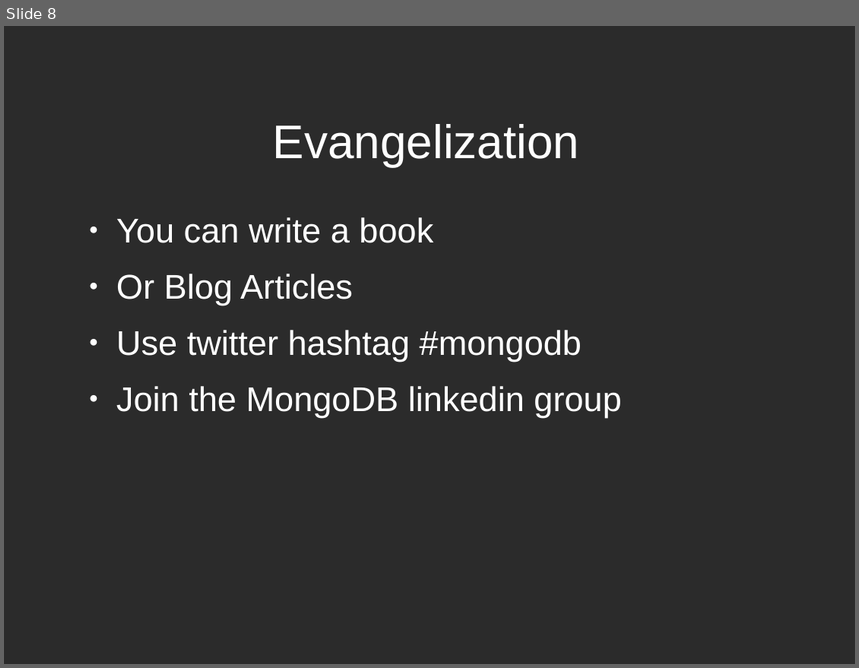
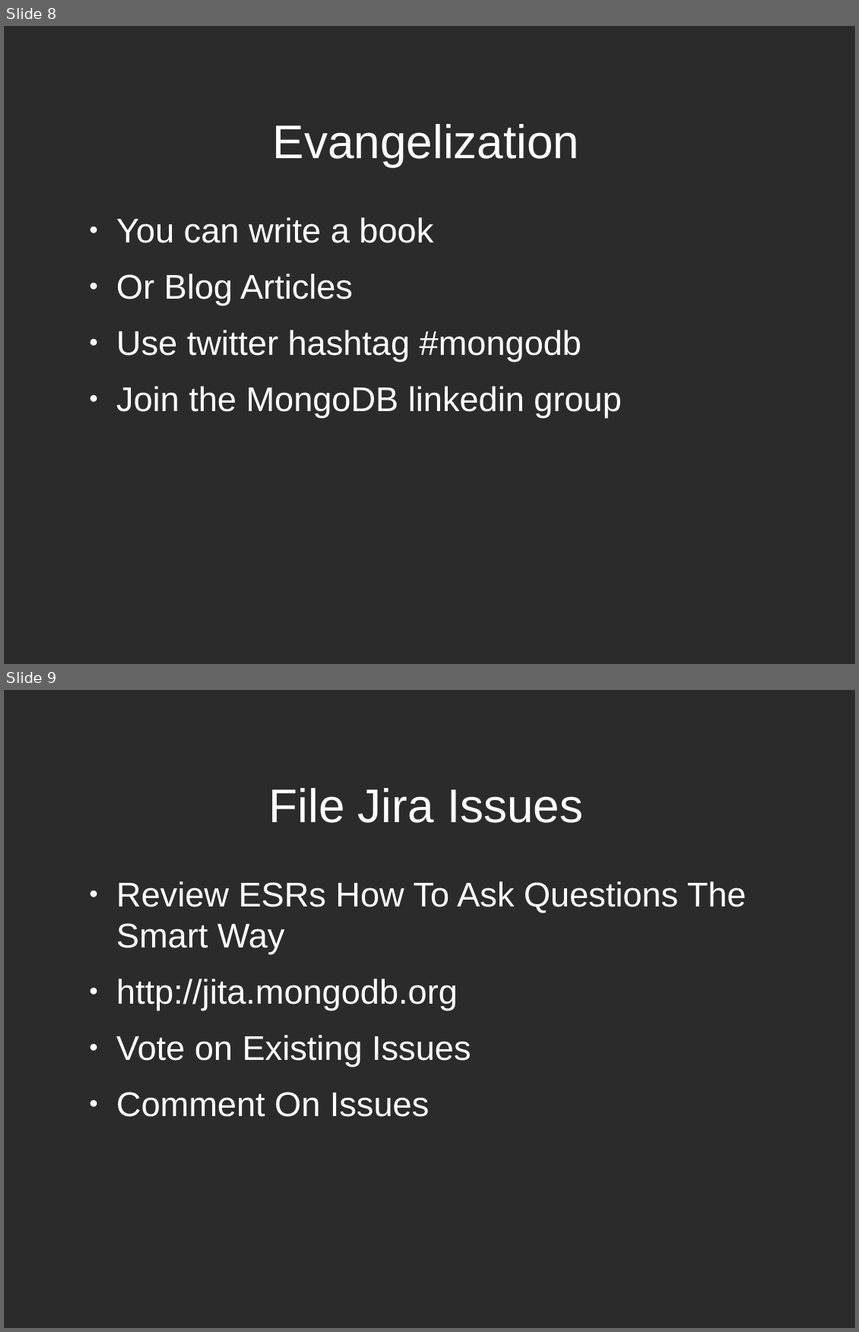
Before and after one commit to zippy1981/TalkMaterials, a slide deck: MongoDC/2010-November/Contributing to MongoDB.odp. Shown one above the other, each under a label of ours: slide 8 before the commit, slides 8 and 9 after it. The pictures are 859x668 and 859x1332 pixels, drawn with LibreOffice and Linux fonts; fonts in the diff are those of the drawing; background and template pictures are left out; a plain dark background stands for a picture behind light text. Boxes give left, top, right and bottom in pixels: in the first picture for what was removed or moved away, otherwise in the second. Text is boxed around its words. In the diff, an @@ line names an element or a change of style, - is before the commit and + after.

```diff
--- a/MongoDC/2010-November/Contributing to MongoDB.odp
+++ b/MongoDC/2010-November/Contributing to MongoDB.odp
@@ slide 9 added at (4,690,855,1328), background picture (left out) @@
@@ title added at (269,788,583,823), 44 pt, text #FFFFFF @@
+File Jira Issues
@@ text added at (116,882,747,1117), 32 pt, text #FFFFFF @@
+● Review ESRs How To Ask Questions The Smart Way
+● http://jita.mongodb.org
+● Vote on Existing Issues
+● Comment On Issues
```
Also in this commit, not shown: 1 slide changed, 3 other slides added.
